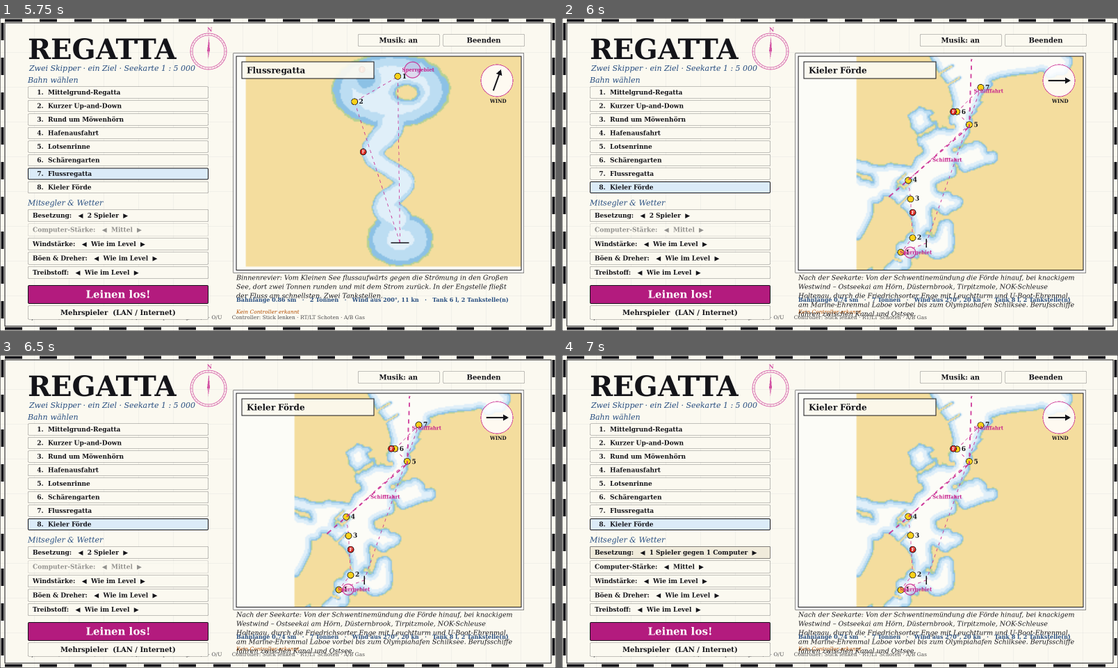
Above: before the commit, frames 1-4 (two rows, left to right).
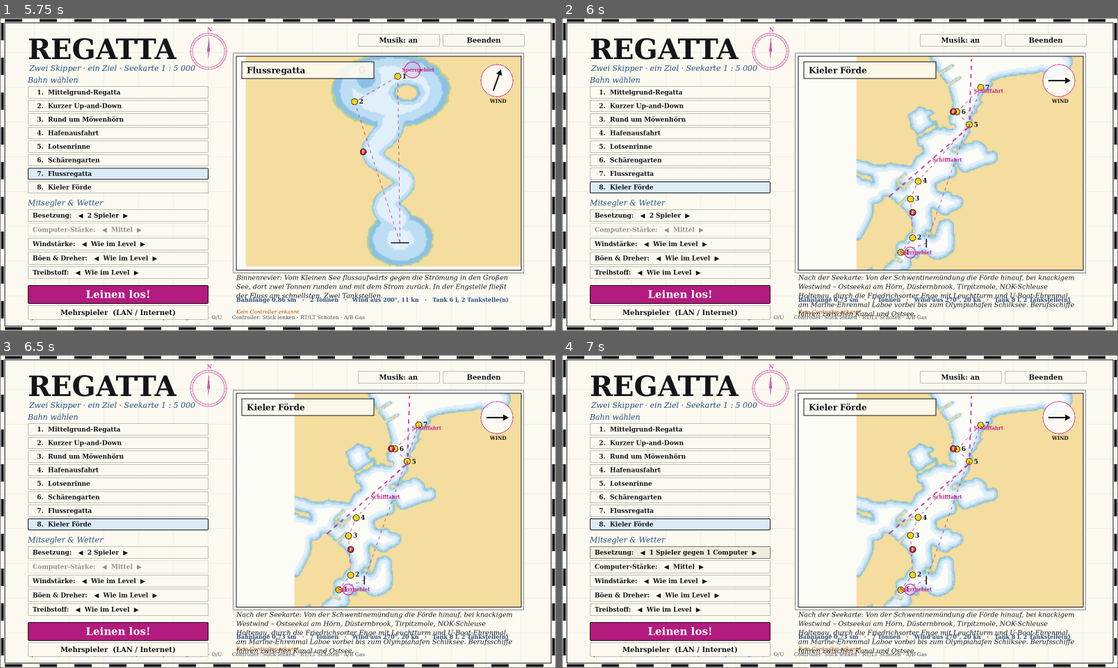
Above: after the commit, the same moments.

Repository: RincewindWizzard/regatta-game
Game: Godot game, scene res://scenes/menu.tscn
The game is run twice, just before and just after one commit, with the same random seed, the same clock (stepped at 60 frames per second) and the same inputs.
Inputs:
- Up to frame 1 (5.75 s): click "1. Mittelgrund-Regatta" at 0.5 s; click "2. Kurzer Up-and-Down" at 1.25 s; click "3. Rund um Möwenhörn" at 2 s; click "4. Hafenausfahrt" at 2.75 s; click "5. Lotsenrinne" at 3.5 s; click "6. Schärengarten" at 4.25 s; click "7. Flussregatta" at 5 s
- Up to frame 2 (6 s): click "8. Kieler Förde" at 5.75 s
- Up to frame 3 (6.5 s): no input
- Up to frame 4 (7 s): click "Besetzung: ◀ 2 Spieler ▶" at 6.5 s

Frame 1 is identical in both runs. In frame 2, 0.1% of the frame differs, in the area x 50-73%, y 35-91%; in frame 3, 0.1%; in frame 4, 0.1%.

Commit message:
Kieler Förde: NOK-Marke weg vom Kanal, weniger Berufsschiffe
Co-Authored-By: Claude Sonnet 5.5 <noreply@anthropic.com>
Claude-Session: https://claude.ai/code/session_01CYKFT46nVq6NPqsP2qzNXm

Diff:
--- a/levels/08_kieler_foerde.tscn
+++ b/levels/08_kieler_foerde.tscn
@@ -11,7 +11,7 @@
 [ext_resource type="Script" path="res://scripts/level/sea_life.gd" id="9_0a4b1"]
 [ext_resource type="Script" path="res://scripts/level/chart_rose.gd" id="10_7gns2"]
 
-[node name="Level" type="Node3D" unique_id=1623033609]
+[node name="Level" type="Node3D" unique_id=448638693]
 script = ExtResource("1_8bwn8")
 level_name = "Kieler Förde"
 description = "Nach der Seekarte: Von der Schwentinemündung die Förde hinauf, bei knackigem Westwind – Ostseekai am Hör …(232 unchanged characters)…
@@ -27,39 +27,39 @@
 coast_west = false
 depth_paint_png = PackedByteArray()
 
-[node name="StartZiel" type="Node3D" parent="." unique_id=1662072499]
+[node name="StartZiel" type="Node3D" parent="." unique_id=995948638]
 transform = Transform3D(-4.371139e-08, 0, 1, 0, 1, 0, -1, 0, -4.371139e-08, -277.4, 0, 125.1)
 script = ExtResource("2_dfisw")
 half_width = 22.0
 
-[node name="Ziellinie" type="Node3D" parent="." unique_id=1461089904]
+[node name="Ziellinie" type="Node3D" parent="." unique_id=1893051256]
 transform = Transform3D(-0.51449573, 0, 0.8574929, 0, 1, 0, -0.8574929, 0, -0.51449573, -143.03789, 0, -740.29724)
 script = ExtResource("2_dfisw")
 half_width = 24.0
 finish_only = true
 
-[node name="Olympiahafen_N" type="Node3D" parent="." unique_id=699610877]
+[node name="Olympiahafen_N" type="Node3D" parent="." unique_id=146770152]
 transform = Transform3D(0.8574929, 0, 0.5144958, 0, 1, 0, -0.5144958, 0, 0.8574929, -141.6659, 0, -699.13763)
 script = ExtResource("3_m2evc")
 length = 80.0
 width = 8.0
 mole_name = "Olympiahafen Schilksee"
 
-[node name="Olympiahafen_S" type="Node3D" parent="." unique_id=402916081]
+[node name="Olympiahafen_S" type="Node3D" parent="." unique_id=570512687]
 transform = Transform3D(0.8574929, 0, 0.5144958, 0, 1, 0, -0.5144958, 0, 0.8574929, -178.7096, 0, -760.87714)
 script = ExtResource("3_m2evc")
 length = 80.0
 width = 8.0
 head_light = 2
 
-[node name="Leuchtturm_Friedrichsort" type="Node3D" parent="." unique_id=1060259516]
+[node name="Leuchtturm_Friedrichsort" type="Node3D" parent="." unique_id=1387549193]
 transform = Transform3D(1, 0, 0, 0, 1, 0, 0, 0, 1, -139.9, 0, -469.8)
 script = ExtResource("4_1c2h2")
 tower_height = 22.0
 tower_name = "Leuchtturm Friedrichsort"
 characteristic = "Dir.Iso.WRG.4s 32m 7M"
 
-[node name="UBoot_Ehrenmal" type="Node3D" parent="." unique_id=1463318419]
+[node name="UBoot_Ehrenmal" type="Node3D" parent="." unique_id=1562901183]
 transform = Transform3D(1, 0, 0, 0, 1, 0, 0, 0, 1, -132.1, 0, -351.9)
 script = ExtResource("4_1c2h2")
 style = 5
@@ -68,7 +68,7 @@
 characteristic = ""
 rotating_beam = false
 
-[node name="Laboe_Ehrenmal" type="Node3D" parent="." unique_id=1460098600]
+[node name="Laboe_Ehrenmal" type="Node3D" parent="." unique_id=296240976]
 transform = Transform3D(1, 0, 0, 0, 1, 0, 0, 0, 1, 90.1, 0, -686.1)
 script = ExtResource("4_1c2h2")
 style = 4
@@ -77,7 +77,7 @@
 characteristic = ""
 rotating_beam = false
 
-[node name="Ostseekai" type="Node3D" parent="." unique_id=364641329]
+[node name="Ostseekai" type="Node3D" parent="." unique_id=1422262181]
 transform = Transform3D(0.9363292, 0, -0.35112345, 0, 1, 0, 0.35112345, 0, 0.9363292, -436.59177, 0, 205.8781)
 script = ExtResource("3_m2evc")
 length = 60.0
@@ -85,133 +85,133 @@
 head_light = 0
 mole_name = "Kreuzfahrtterminal Ostseekai"
 
-[node name="Duesternbrook_N" type="Node3D" parent="." unique_id=1274025438]
+[node name="Duesternbrook_N" type="Node3D" parent="." unique_id=860226881]
 transform = Transform3D(0.47409984, 0, -0.8804711, 0, 1, 0, 0.8804711, 0, 0.47409984, -399.625, 0, 73.2372)
 script = ExtResource("3_m2evc")
 length = 55.0
 width = 7.0
 mole_name = "Düsternbrooker Hafen"
 
-[node name="Duesternbrook_S" type="Node3D" parent="." unique_id=1559099967]
+[node name="Duesternbrook_S" type="Node3D" parent="." unique_id=1567078928]
 transform = Transform3D(0.47409984, 0, -0.8804711, 0, 1, 0, 0.8804711, 0, 0.47409984, -353.8405, 0, 48.584003)
 script = ExtResource("3_m2evc")
 length = 55.0
 width = 7.0
 head_light = 2
 
-[node name="Tirpitzmole" type="Node3D" parent="." unique_id=292656255]
+[node name="Tirpitzmole" type="Node3D" parent="." unique_id=950631841]
 transform = Transform3D(0.70710677, 0, 0.70710677, 0, 1, 0, -0.70710677, 0, 0.70710677, -398.78677, 0, -86.113205)
 script = ExtResource("3_m2evc")
 length = 70.0
 head_light = 3
 mole_name = "Tirpitzmole"
 
-[node name="NOK_Nord" type="Node3D" parent="." unique_id=1971277744]
+[node name="NOK_Nord" type="Node3D" parent="." unique_id=1008488961]
 transform = Transform3D(0.70710677, 0, 0.70710677, 0, 1, 0, -0.70710677, 0, 0.70710677, -370.35178, 0, -176.10709)
 script = ExtResource("3_m2evc")
 length = 60.0
 width = 8.0
 mole_name = "NOK – Schleuse Holtenau"
 
-[node name="NOK_Sued" type="Node3D" parent="." unique_id=641665251]
+[node name="NOK_Sued" type="Node3D" parent="." unique_id=1633041720]
 transform = Transform3D(0.70710677, 0, 0.70710677, 0, 1, 0, -0.70710677, 0, 0.70710677, -404.29288, 0, -210.04822)
 script = ExtResource("3_m2evc")
 length = 60.0
 width = 8.0
 head_light = 2
 
-[node name="Anleger_Duesternbrook" type="Node3D" parent="." unique_id=1760349857]
+[node name="Anleger_Duesternbrook" type="Node3D" parent="." unique_id=1283115345]
 transform = Transform3D(0.5734623, 0, -0.8192319, 0, 1, 0, 0.8192319, 0, 0.5734623, -392.3154, 0, 8.540774)
 script = ExtResource("5_6mbi3")
 length = 64.0
 dock_name = "Hafen Düsternbrook"
 
-[node name="Anleger_Falkenstein" type="Node3D" parent="." unique_id=1237714176]
+[node name="Anleger_Falkenstein" type="Node3D" parent="." unique_id=963368502]
 transform = Transform3D(-0.3713906, 0, -0.9284767, 0, 1, 0, 0.9284767, 0, -0.3713906, -179.07086, 0, -555.12836)
 script = ExtResource("5_6mbi3")
 length = 44.0
 dock_name = "Falkenstein Anleger"
 
-[node name="Ostseekai_Tonne" type="Node3D" parent="." unique_id=503656012]
+[node name="Ostseekai_Tonne" type="Node3D" parent="." unique_id=855506226]
 transform = Transform3D(1, 0, 0, 0, 1, 0, 0, 0, 1, -408, 0, 173.1)
 script = ExtResource("6_lcxbo")
 mark_name = "Ostseekai"
 light = "Fl.Y.2s"
 
-[node name="Duesternbrook_Tonne" type="Node3D" parent="." unique_id=697814814]
+[node name="Duesternbrook_Tonne" type="Node3D" parent="." unique_id=1758153065]
 transform = Transform3D(1, 0, 0, 0, 1, 0, 0, 0, 1, -347.4, 0, 97.1)
 script = ExtResource("6_lcxbo")
 mark_name = "Düsternbrook"
 light = "Fl(2)Y.6s"
 
-[node name="Tirpitz_Tonne" type="Node3D" parent="." unique_id=176344150]
+[node name="Tirpitz_Tonne" type="Node3D" parent="." unique_id=143819082]
 transform = Transform3D(1, 0, 0, 0, 1, 0, 0, 0, 1, -358, 0, -102.9)
 script = ExtResource("6_lcxbo")
 mark_name = "Tirpitzmole"
 light = "Fl(3)Y.10s"
 
-[node name="NOK_Tonne" type="Node3D" parent="." unique_id=1851325131]
-transform = Transform3D(1, 0, 0, 0, 1, 0, 0, 0, 1, -370, 0, -197.4)
+[node name="NOK_Tonne" type="Node3D" parent="." unique_id=1439171056]
+transform = Transform3D(1, 0, 0, 0, 1, 0, 0, 0, 1, -319, 0, -192.9)
 script = ExtResource("6_lcxbo")
 mark_name = "NOK Holtenau"
 light = "Fl.Y.2s"
 
-[node name="Enge_Tonne" type="Node3D" parent="." unique_id=1571220916]
+[node name="Enge_Tonne" type="Node3D" parent="." unique_id=1149006129]
 transform = Transform3D(1, 0, 0, 0, 1, 0, 0, 0, 1, -58, 0, -480)
 script = ExtResource("6_lcxbo")
 mark_name = "Friedrichsorter Enge"
 light = "Fl(2)Y.6s"
 
-[node name="Falkenstein_Tonne" type="Node3D" parent="." unique_id=1686796518]
+[node name="Falkenstein_Tonne" type="Node3D" parent="." unique_id=2118526019]
 transform = Transform3D(1, 0, 0, 0, 1, 0, 0, 0, 1, -121, 0, -544.9)
 script = ExtResource("6_lcxbo")
 mark_name = "Falkenstein"
 light = "Fl(3)Y.10s"
 
-[node name="Laboe_Tonne" type="Node3D" parent="." unique_id=2101126043]
+[node name="Laboe_Tonne" type="Node3D" parent="." unique_id=1943134210]
 transform = Transform3D(1, 0, 0, 0, 1, 0, 0, 0, 1, 1, 0, -668.9)
 script = ExtResource("6_lcxbo")
 mark_name = "Laboe"
 light = "Fl(3)Y.10s"
 
-[node name="Berufsschifffahrt" type="Node3D" parent="." unique_id=1710080149]
+[node name="Berufsschifffahrt" type="Node3D" parent="." unique_id=1359147832]
 transform = Transform3D(0.6573918, 0, -0.753549, 0, 1, 0, 0.753549, 0, 0.6573918, -468.63962, 0, -111.76038)
 script = ExtResource("7_lhxdr")
 length = 892.0483093261719
-interval = 150.0
+interval = 210.0
 phase_out = 70.0
-phase_back = -30.0
+phase_back = -60.0
 lane_offset = 14.0
 bend_at = 544.9408
 bend_deg = -46.917544777594216
 ship_length = 55.0
 beam = 11.0
 
-[node name="Marine_Sperrgebiet" type="Node3D" parent="." unique_id=337295668]
+[node name="Marine_Sperrgebiet" type="Node3D" parent="." unique_id=1692328664]
 transform = Transform3D(1, 0, 0, 0, 1, 0, 0, 0, 1, -360, 0, 173.1)
 script = ExtResource("8_3a704")
 kind = 1
 area_name = "Marine-Sperrgebiet"
 radius = 28.0
 
-[node name="Moewen" type="Node3D" parent="." unique_id=1091166766]
+[node name="Moewen" type="Node3D" parent="." unique_id=146827846]
 transform = Transform3D(1, 0, 0, 0, 1, 0, 0, 0, 1, -415, 0, 218.1)
 script = ExtResource("9_0a4b1")
 kind = 2
 count = 8
 
-[node name="Tuemmler" type="Node3D" parent="." unique_id=1116055407]
+[node name="Tuemmler" type="Node3D" parent="." unique_id=2069129803]
 transform = Transform3D(1, 0, 0, 0, 1, 0, 0, 0, 1, -100, 0, -771.9)
 script = ExtResource("9_0a4b1")
 
-[node name="Seehunde" type="Node3D" parent="." unique_id=1100041656]
+[node name="Seehunde" type="Node3D" parent="." unique_id=1047710207]
 transform = Transform3D(1, 0, 0, 0, 1, 0, 0, 0, 1, -10, 0, -711.9)
 script = ExtResource("9_0a4b1")
 kind = 3
 count = 4
 range_m = 15.0
 
-[node name="Kompassrose" type="Node3D" parent="." unique_id=1306095905]
+[node name="Kompassrose" type="Node3D" parent="." unique_id=2068084390]
 transform = Transform3D(1, 0, 0, 0, 1, 0, 0, 0, 1, 200, 0, -666.9)
 script = ExtResource("10_7gns2")
 radius = 34.0
--- a/tools/make_levels.gd
+++ b/tools/make_levels.gd
@@ -679,7 +679,7 @@
 	_mark(l, "Ostseekai_Tonne", "Ostseekai", _kwater(_chart(1180, 6300)), "Fl.Y.2s")
 	_mark(l, "Duesternbrook_Tonne", "Düsternbrook", _kwater(_chart(1342, 5860), 9.0), "Fl(2)Y.6s")
 	_mark(l, "Tirpitz_Tonne", "Tirpitzmole", _kwater(_chart(1440, 5380), 9.0), "Fl(3)Y.10s")
-	_mark(l, "NOK_Tonne", "NOK Holtenau", _kwater(_chart(1400, 5065), 9.0), "Fl.Y.2s")
+	_mark(l, "NOK_Tonne", "NOK Holtenau", _kwater(_chart(1570, 5080), 9.0), "Fl.Y.2s")
 	_mark(l, "Enge_Tonne", "Friedrichsorter Enge", Vector2(-58, -480), "Fl(2)Y.6s")        # Fahrwasser östlich der Landzunge Friedrichsort
 	_mark(l, "Falkenstein_Tonne", "Falkenstein", _kwater(_chart(2150, 3880), 9.0), "Fl(3)Y.10s")
 	_mark(l, "Laboe_Tonne", "Laboe", _kwater(_chart(2690, 3560), 9.0), "Fl(3)Y.10s")
@@ -692,7 +692,7 @@
 	var f2 := (s2 - s1).normalized()
 	var turn := rad_to_deg(acos(clampf(f.dot(f2), -1.0, 1.0))) * signf(f2.dot(Vector2(-f.y, f.x)))
 	var leg := s0.distance_to(s1)
-	_shipping(l, "Berufsschifffahrt", s0, f, leg + s1.distance_to(s2), 150.0, 70.0, -30.0, 14.0, leg, turn)
+	_shipping(l, "Berufsschifffahrt", s0, f, leg + s1.distance_to(s2), 210.0, 70.0, -60.0, 14.0, leg, turn)
 	var lane := l.get_node("Berufsschifffahrt") as ShippingLane
 	lane.ship_length = 55.0
 	lane.beam = 11.0
